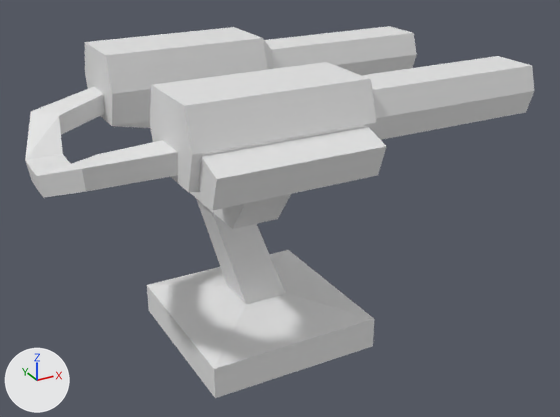
A saved change to the Blender file Assets/Assets/3D/turret.blend.
The view is the same before and after, from a camera (50 mm lens) standing at (-3.61, -7.14, 4.86) and looking at (0.32, -0.01, 1.29). The lights are fixed; the arrows at lower left show +X, +Y and +Z.
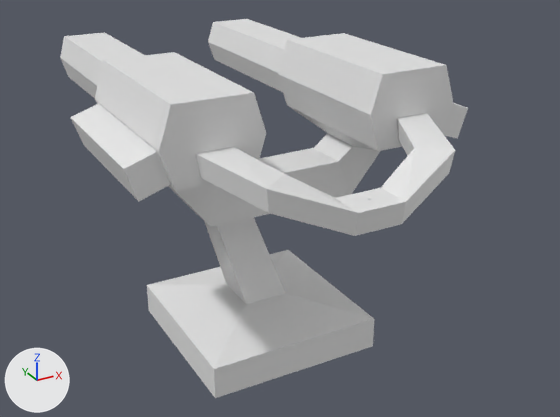
ob_empty is not drawn itself; it is the parent of ob_cube_001.

What differs and where, as boxes (x1, y1, x2, y2) in the pictures (560 x 417 px):
'Cube.001', turned
    before: (25, 26, 534, 229)
    after: (60, 19, 468, 236)

The change, as a diff of the scene's bpy script:
```diff
--- a/Assets/Assets/3D/turret.blend.py
+++ b/Assets/Assets/3D/turret.blend.py
@@ ob_empty @@
 ob_empty.location = (0.0, 0.0, 2.183)
+ob_empty.rotation_euler = (0.0, 0.0, 1.571)  # degrees (0, 0, 90)
```
